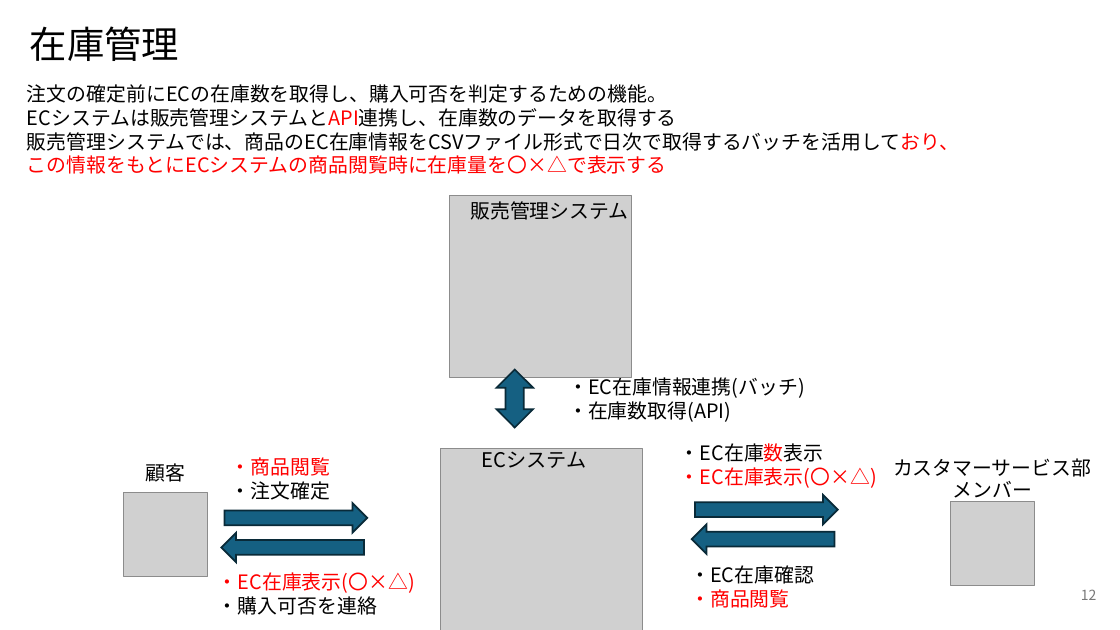
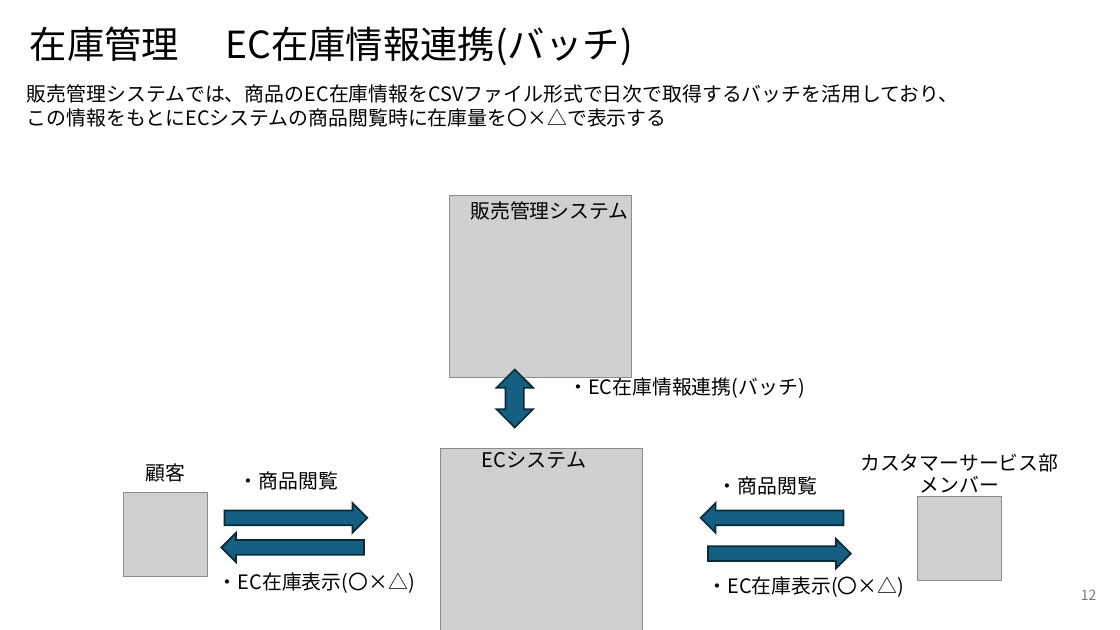
Before and after one commit to NaoyaIshizumi-Pasona/pm-cause-ec, a slide deck: slide 12 of 提案書/別紙1_サイト利用者の業務概要図.pptx. Drawn at 1120x630 pixels with LibreOffice and Linux fonts; fonts in the diff are those of the drawing; grey boxes stand for pictures. Boxes give left, top, right and bottom in pixels: in the first picture for what was removed or moved away, otherwise in the second. Text is boxed around its words. In the diff, an @@ line names an element or a change of style, - is before the commit and + after.

```diff
--- a/提案書/別紙1_サイト利用者の業務概要図.pptx
+++ b/提案書/別紙1_サイト利用者の業務概要図.pptx
@@ title at bbox=[30, 26, 633, 65]: text changed @@
-在庫管理
+在庫管理 EC在庫情報連携(バッチ)
@@ text "販売管理システムでは、商品のEC在庫情報をCSVファイル形式で日次で取得するバッチを活用しており、" at bbox=[27, 84, 959, 127]: text colour #FF0000 to #000000 in "販売管理システムでは、商品のEC在庫情報をCSVファイル形式で日次で取得するバッチを活用しており、", "この情報をもとにECシステムの商品閲覧時に在庫量を〇×△で表示する" @@
@@ text at bbox=[27, 84, 677, 127]: paragraphs removed @@
-注文の確定前にECの在庫数を取得し、購入可否を判定するための機能。
-ECシステムは販売管理システムとAPI連携し、在庫数のデータを取得する
@@ text at bbox=[568, 401, 731, 422]: paragraph removed @@
-・在庫数取得(API)
@@ text at bbox=[680, 443, 824, 462]: paragraph removed @@
-・EC在庫数表示
@@ text "・商品閲覧": place and size @@
-text "・商品閲覧" at bbox=[690, 565, 814, 608]
+text "・商品閲覧" at bbox=[718, 476, 817, 495]
@@ text "カスタマーサービス部メンバー": place and size @@
-text "カスタマーサービス部メンバー" at bbox=[893, 458, 1091, 503]
+text "カスタマーサービス部メンバー" at bbox=[860, 453, 1058, 498]
@@ text "・商品閲覧": place and size @@
-text "・商品閲覧" at bbox=[231, 457, 330, 500]
+text "・商品閲覧" at bbox=[239, 471, 338, 490]
@@ text at bbox=[231, 481, 330, 500]: paragraph removed @@
-・注文確定
@@ right arrow: place and size @@
-right arrow at bbox=[691, 524, 834, 554]
+right arrow at bbox=[701, 503, 844, 533]
@@ picture: place and size @@
-picture at bbox=[950, 502, 1034, 586]
+picture at bbox=[918, 497, 1002, 581]
@@ right arrow: place and size @@
-right arrow at bbox=[695, 495, 838, 524]
+right arrow at bbox=[708, 539, 851, 569]
@@ text at bbox=[690, 565, 814, 584]: paragraph removed @@
-・EC在庫確認
@@ text at bbox=[218, 592, 377, 615]: paragraph removed @@
-・購入可否を連絡
@@ text colour #FF0000 to #000000 in 4 elements at bbox=[239, 471, 338, 490], bbox=[718, 476, 817, 495], bbox=[218, 572, 415, 593], bbox=[707, 576, 904, 597] @@
@@ text "・EC在庫表示(〇×△)": place and size @@
-text "・EC在庫表示(〇×△)" at bbox=[680, 443, 877, 488]
+text "・EC在庫表示(〇×△)" at bbox=[707, 576, 904, 597]
```
Also in this commit, not shown: 8 other slides changed, 1 slide added, 3 other files.
